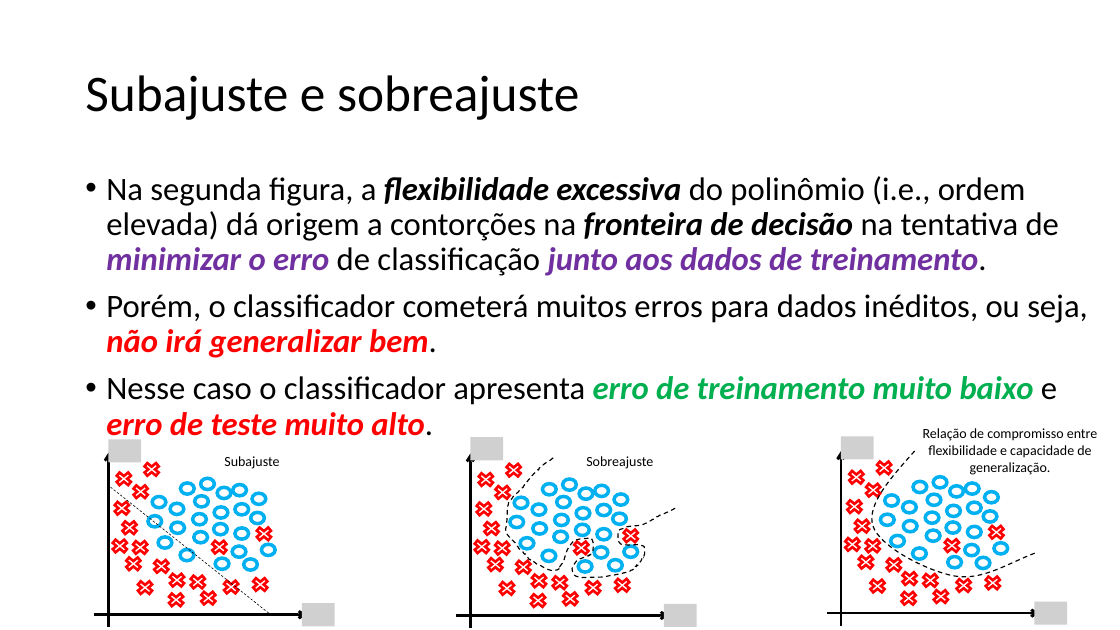
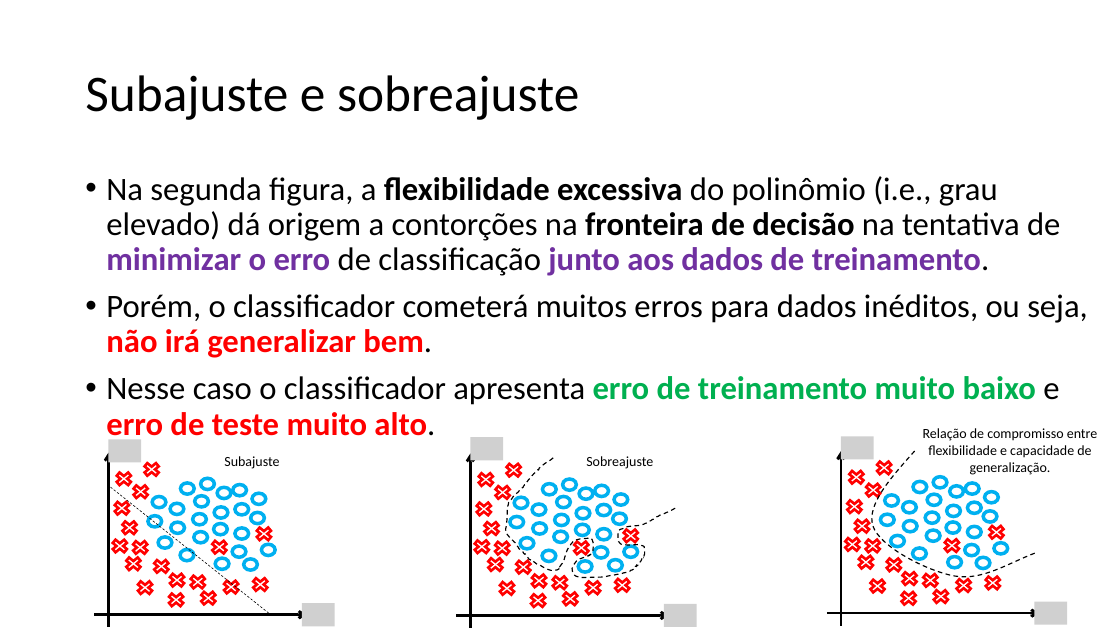
Before and after one commit to zz4fap/c24_inteligencia_artificial, a slide deck: slide 40 of slides/C24_Classificação.pptx (slide 43 before the commit). Drawn at 1120x630 pixels with LibreOffice and Linux fonts; fonts in the diff are those of the drawing; grey boxes stand for pictures. Boxes give left, top, right and bottom in pixels: in the first picture for what was removed or moved away, otherwise in the second. Text is boxed around its words. In the diff, an @@ line names an element or a change of style, - is before the commit and + after.

Commit message:
new slides

```diff
--- a/slides/C24_Classificação.pptx
+++ b/slides/C24_Classificação.pptx
@@ text at [106,176,1060,276]: text changed @@
-• Na segunda figura, a flexibilidade excessiva do polinômio (i.e., ordem elevada) dá origem a contorções na fronteira de decisão na tentativa de minimizar o erro de classificação junto aos dados de treinamento.
+• Na segunda figura, a flexibilidade excessiva do polinômio (i.e., grau elevado) dá origem a contorções na fronteira de decisão na tentativa de minimizar o erro de classificação junto aos dados de treinamento.
@@ text at [106,294,1088,443]: italic off in "não irá generalizar bem.", "erro de treinamento muito baixo erro de ..." @@
```
Also in this commit, not shown: 5 other slides changed, 2 slides added, 4 slides removed.
